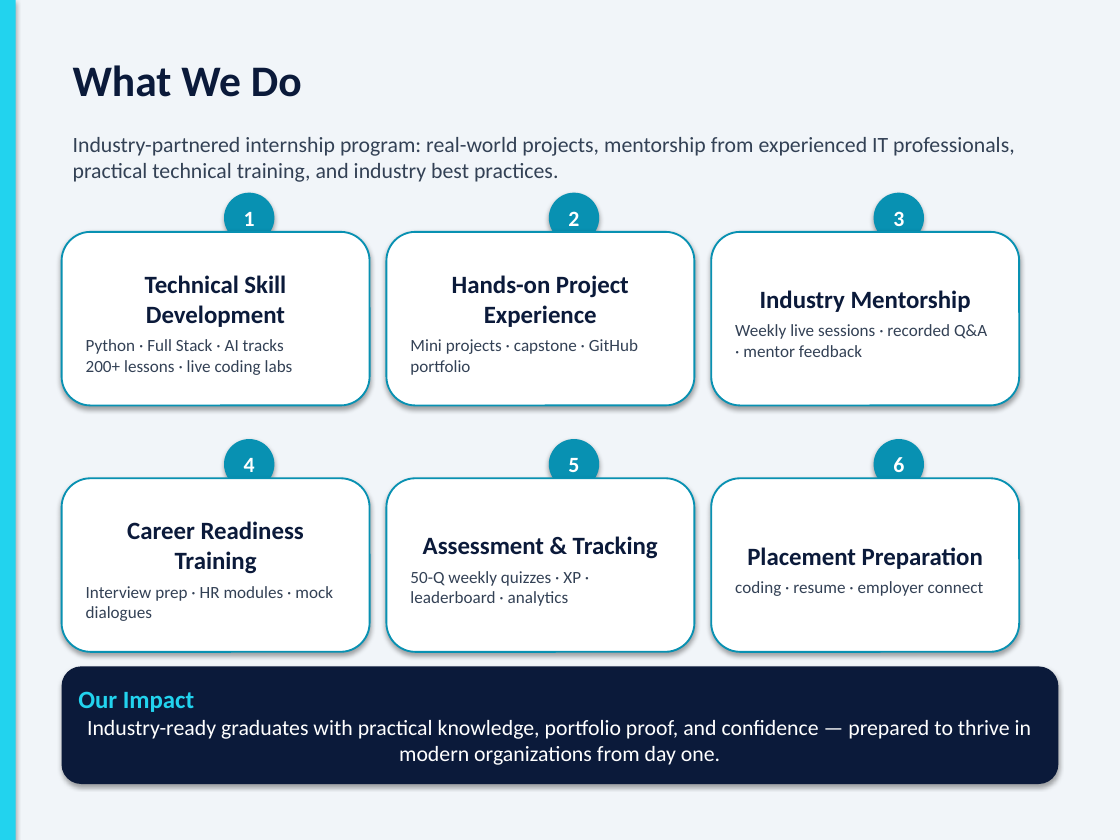
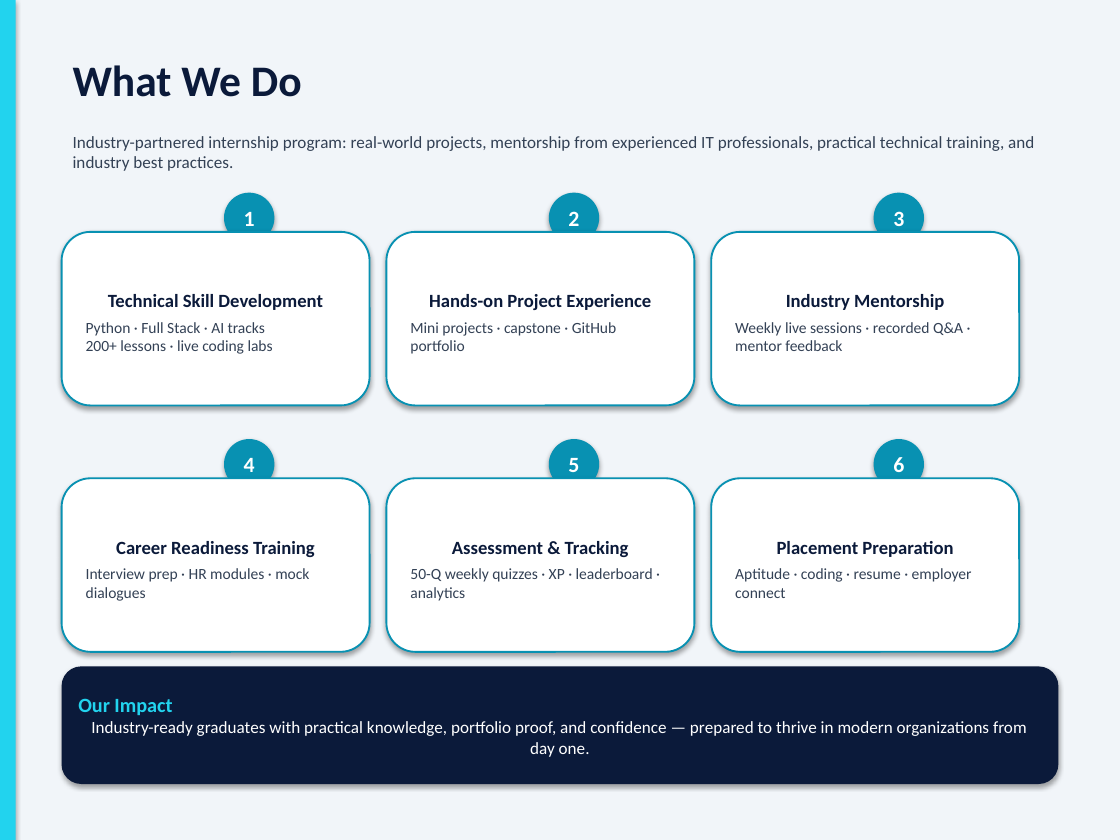
Before and after one commit to MantraaiAdmin/TrainingAccelaratorProgram, a slide deck: slide 3 of docs/AI_NextGen_Industry_Readiness_Pitch.pptx. Drawn at 1120x840 pixels with LibreOffice and Linux fonts; fonts in the diff are those of the drawing. Boxes give left, top, right and bottom in pixels: in the first picture for what was removed or moved away, otherwise in the second. Text is boxed around its words. In the diff, an @@ line names an element or a change of style, - is before the commit and + after.

```diff
--- a/docs/AI_NextGen_Industry_Readiness_Pitch.pptx
+++ b/docs/AI_NextGen_Industry_Readiness_Pitch.pptx
@@ text "Industry-partnered internship program: real-world projects, ..." at bbox=[73, 136, 1034, 171]: size 14 to 11 pt @@
@@ rounded rectangle "Technical Skill Development" at bbox=[62, 232, 370, 405]: size 16 to 12 pt in "Technical Skill Development"; size 11 to 10 pt in "Python · Full Stack · AI tracks ..." @@
@@ rounded rectangle "Hands-on Project Experience" at bbox=[386, 232, 694, 405]: size 16 to 12 pt in "Hands-on Project Experience"; size 11 to 10 pt in "Mini projects · capstone · GitHub portfolio" @@
@@ rounded rectangle "Industry Mentorship" at bbox=[711, 232, 1019, 405]: size 16 to 12 pt in "Industry Mentorship"; size 11 to 10 pt in "Weekly live sessions · recorded Q&A · ..." @@
@@ rounded rectangle "Career Readiness Training" at bbox=[62, 478, 370, 652]: size 16 to 12 pt in "Career Readiness Training"; size 11 to 10 pt in "Interview prep · HR modules · mock ..." @@
@@ rounded rectangle "Assessment & Tracking" at bbox=[386, 478, 694, 652]: size 16 to 12 pt in "Assessment & Tracking"; size 11 to 10 pt in "50-Q weekly quizzes · XP · leaderboard ..." @@
@@ text in rounded rectangle at bbox=[735, 568, 972, 598]: text changed; size 11 to 10 pt @@
-coding · resume · employer connect
+Aptitude · coding · resume · employer connect
@@ text in rounded rectangle at bbox=[777, 541, 953, 557]: size 16 to 12 pt in "Placement Preparation" @@
@@ rounded rectangle "Our Impact" at bbox=[62, 666, 1058, 784]: size 16 to 13 pt in "Our Impact"; size 14 to 11 pt @@
```
Also in this commit, not shown: 7 other slides changed, 26 other files.
